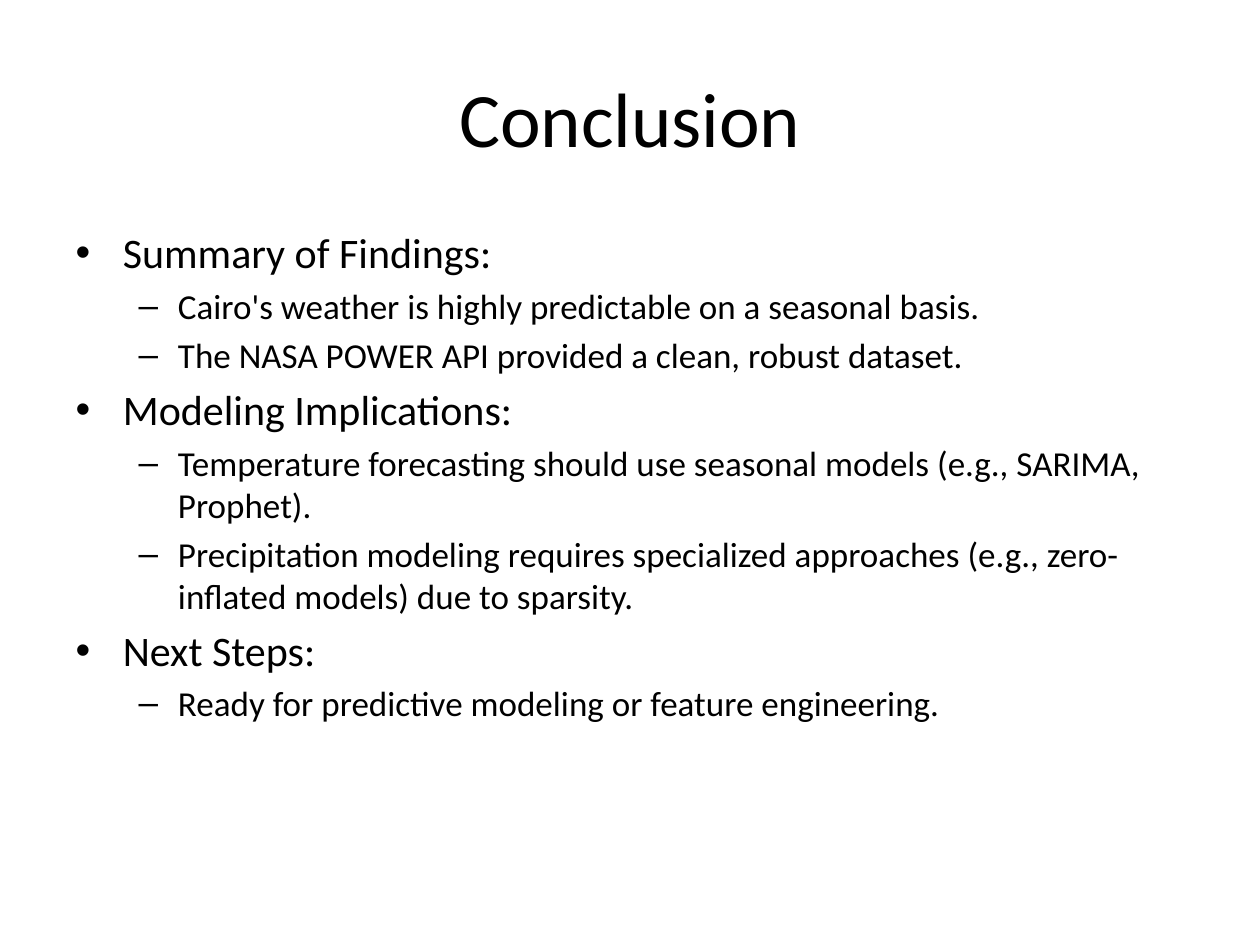
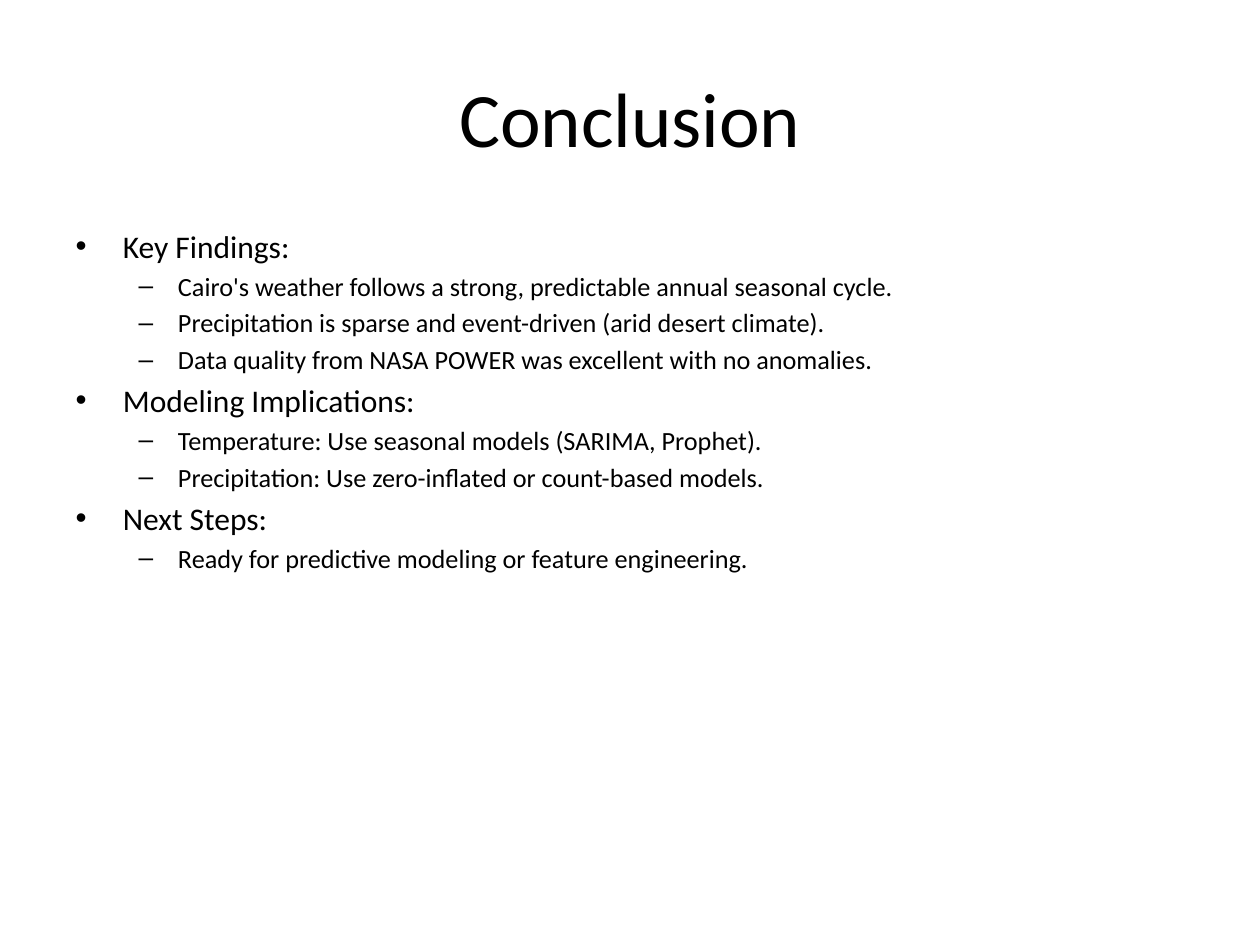
Before and after one commit to ToqaGhozlan/Machine_Learning_Summer_Intern_R5, a slide deck: slide 10 of ahmed essam tasks/task4/Task4_Presentation.pptx. Drawn at 1260x945 pixels with LibreOffice and Linux fonts; fonts in the diff are those of the drawing. Boxes give left, top, right and bottom in pixels: in the first picture for what was removed or moved away, otherwise in the second. Text is boxed around its words. In the diff, an @@ line names an element or a change of style, - is before the commit and + after.

```diff
--- a/ahmed essam tasks/task4/Task4_Presentation.pptx
+++ b/ahmed essam tasks/task4/Task4_Presentation.pptx
@@ text at box(123, 236, 892, 374): text changed; size 20 to 15 pt @@
-• Summary of Findings:
-  – Cairo's weather is highly predictable on a seasonal basis.
-  – The NASA POWER API provided a clean, robust dataset.
+• Key Findings:
+  – Cairo's weather follows a strong, predictable annual seasonal cycle.
+  – Precipitation is sparse and event-driven (arid desert climate).
+  – Data quality from NASA POWER was excellent with no anomalies.
@@ text at box(123, 390, 748, 573): size 24 to 18 pt in "Modeling Implications:", "Next Steps:"; size 20 to 15 pt in "Ready for predictive modeling or feature engineering."; less space between paragraphs @@
@@ text at box(178, 431, 763, 492): text changed; size 20 to 15 pt @@
-  – Temperature forecasting should use seasonal models (e.g., SARIMA, Prophet).
-  – Precipitation modeling requires specialized approaches (e.g., zero-inflated models) due to sparsity.
+  – Temperature: Use seasonal models (SARIMA, Prophet).
+  – Precipitation: Use zero-inflated or count-based models.
```
Also in this commit, not shown: 7 other slides changed, 2 slides added, 2 slides removed.
